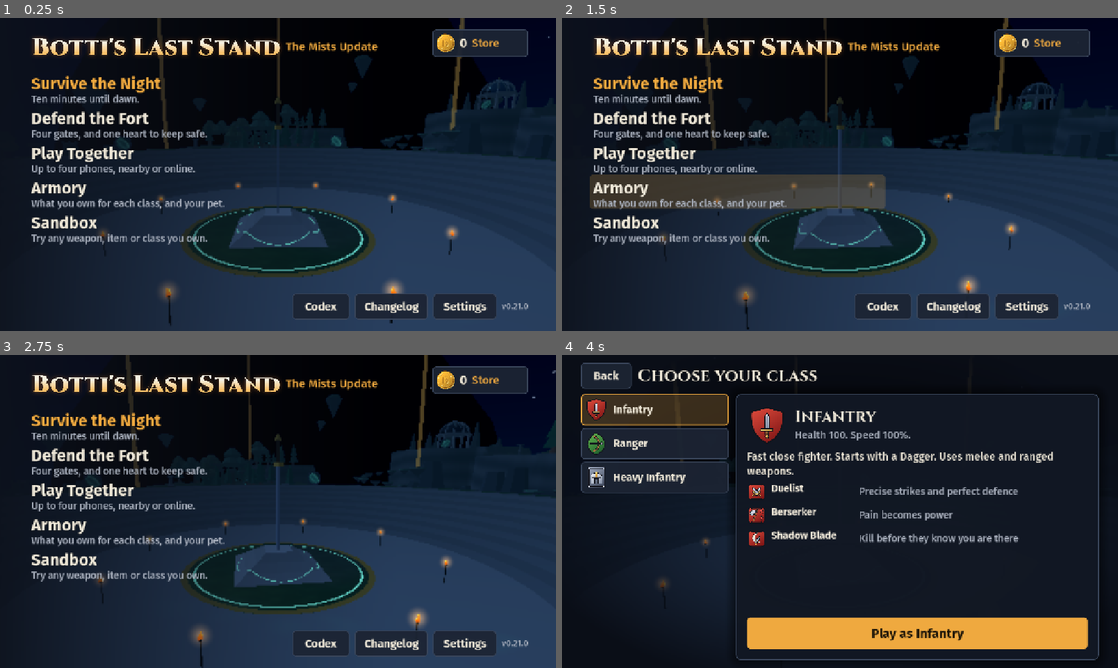
Above: before the commit, frames 1-4 (two rows, left to right).
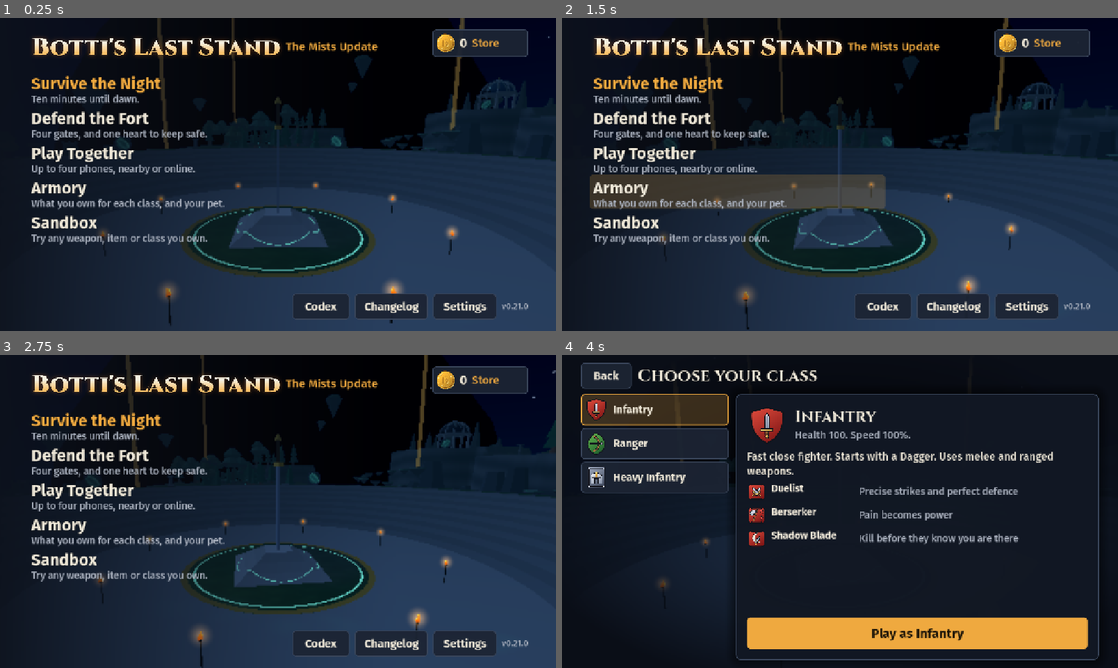
Above: after the commit, the same moments.

Repository: Polaryti/botti-last-stand
Game: Godot game, scene res://scenes/main.tscn
Same seed, same stepped clock (60 frames per second), same inputs: the game is played once before the commit and once after it.
Inputs (mouse positions are in pixels of both pictures, inside the frame that each line leads up to):
- Up to frame 1 (0.25 s): no input
- Up to frame 2 (1.5 s): tap Enter at 0.5 s; move the mouse to (962, 158) at 0.52 s; hold D 0.53-1.25 s; tap Q at 0.6 s; click (962, 158) at 0.67 s; tap Space at 0.77, 1.07 s; drag from (728, 190) to (812, 237) at 1.27 s
- Up to frame 3 (2.75 s): move the mouse to (333, 442) at 2.02 s; hold D from 2.03 s (still down); tap F at 2.1 s
- Up to frame 4 (4 s): release D at 2.75 s; drag from (812, 574) to (673, 464) at 2.77 s; move the mouse to (1006, 558) at 3.52 s; hold A from 3.53 s (still down); tap T at 3.6 s; tap Space at 3.77 s

The runs differ from the first frame. In frame 1, 0.3% of the frame differs, in the area x 41-51%, y 0-40%; in frame 2, 0.3%; in frame 3, 0.3%; in frame 4, less than 0.1%.

Commit message:
Keep forest parkour clear of shelf navigation and parallelize complete gameplay checks

Diff:
--- a/scripts/map/map_islands.gd
+++ b/scripts/map/map_islands.gd
@@ -120,7 +120,7 @@
 	# Off the arena's rim, out over the void, to a rock with a cache on it.
 	out.append({"points": [Vector3(-46.5, 18.5, -46.5), Vector3(-62, 20.2, -38), Vector3(-76, 22, -50), Vector3(-68, 23.5, -66)], "coins": 25, "reward": "angel"})
 	# Round and round the great tree of the forest. A fall only lands you on the grass.
-	out.append({"points": _spiral(Vector2(-124, 8), 15.0, 14.5, 28.0, 0.4, 1.55), "coins": 30, "reward": "ghost"})
+	out.append({"points": _spiral(Vector2(-124, 8), 15.0, 14.5, 28.0, 4.5, 1.55), "coins": 30, "reward": "ghost"})
 	# Up around the tall tower of the battlements, to its top.
 	var tower := _spiral(Vector2(128, -20), 11.0, 26.5, 39.8, 2.2, 2.1)
 	tower.append(Vector3(128, 40.2, -20) + _outward(tower, Vector2(128, -20)) * 7.2)
@@ -476,6 +476,7 @@
 
 ## A big old tree with a twisted trunk and heavy crowns.
 func _great_tree(b: MapBuilder, l: LowPoly, at: Vector3, size: float, leaf: Color) -> void:
+	if on_masonry(Vector2(at.x, at.z)): return
 	if _near_gate(b.w, at, 7.0 * size): return
 	_foliage.append(Vector4(at.x, at.z, 5.0 * size, at.y))
 	var p := at
--- a/scripts/net.gd
+++ b/scripts/net.gd
@@ -21,7 +21,7 @@
 const ASK_PORT := 27417
 const ASK_EVERY := 2.5
 const MAX_PLAYERS := 4
-const PROTOCOL := 35
+const PROTOCOL := 36
 const CONNECT_WAIT := 25.0 # how long a relay gets to bring two phones together
 const BOT_BASE := 2147483000 # peer ids this high are never given to real phones in practice
 const BOT_NAMES := ["Aldric", "Mara", "Osric", "Ysolde", "Bram", "Wynn"]
--- a/tests/dev_features.gd
+++ b/tests/dev_features.gd
@@ -199,9 +199,6 @@
 		pawn.velocity = direction * 6 + Vector3.DOWN * 4
 		pawn.move_and_slide()
 		await frames(1)
-	if pawn.get_slide_collision_count() > 0:
-		var contact := pawn.get_slide_collision(0)
-		print(label, " collider=", contact.get_collider(), " normal=", contact.get_normal(), " at=", contact.get_position())
 	check(Vector2(pawn.position.x - toward.x, pawn.position.z - toward.z).length() < 1.0 and pawn.position.y > toward.y - 1.0, label + " ended " + str(pawn.position))
 
 func _traversal() -> void:
@@ -227,6 +224,12 @@
 			var at := centre + dir * (float(shrine[1]) + 4)
 			var from := Vector3(at.x, mist.ground_at(Vector3(at.x, 0, at.y)), at.y)
 			await _walk_surface(pawn, from, Vector3(centre.x, float(shrine[3]) + MapIslands.ROTUNDA_RISE, centre.y), "open shrine approach")
+	for pair: Array in MapIslands.JOINED:
+		var from: Vector4 = MapIslands.ISLANDS[pair[0]]
+		var to: Vector4 = MapIslands.ISLANDS[pair[1]]
+		var start := mist.grid.to_world(mist.grid.nearest_free(mist.grid.to_cell(Vector3(from.x, 0, from.y))))
+		var end := mist.grid.nearest_free(mist.grid.to_cell(Vector3(to.x, 0, to.y)))
+		check(mist.grid.flood(start).has(end), "bots and mobs can traverse joined islands %s" % str(pair))
 	check(mist.map_marks.size() >= MapIslands.ISLANDS.size(), "every Mists zone has a map label")
 	viewport.queue_free()
 	await frames(2)
Not shown, changed: CHANGELOG.md
